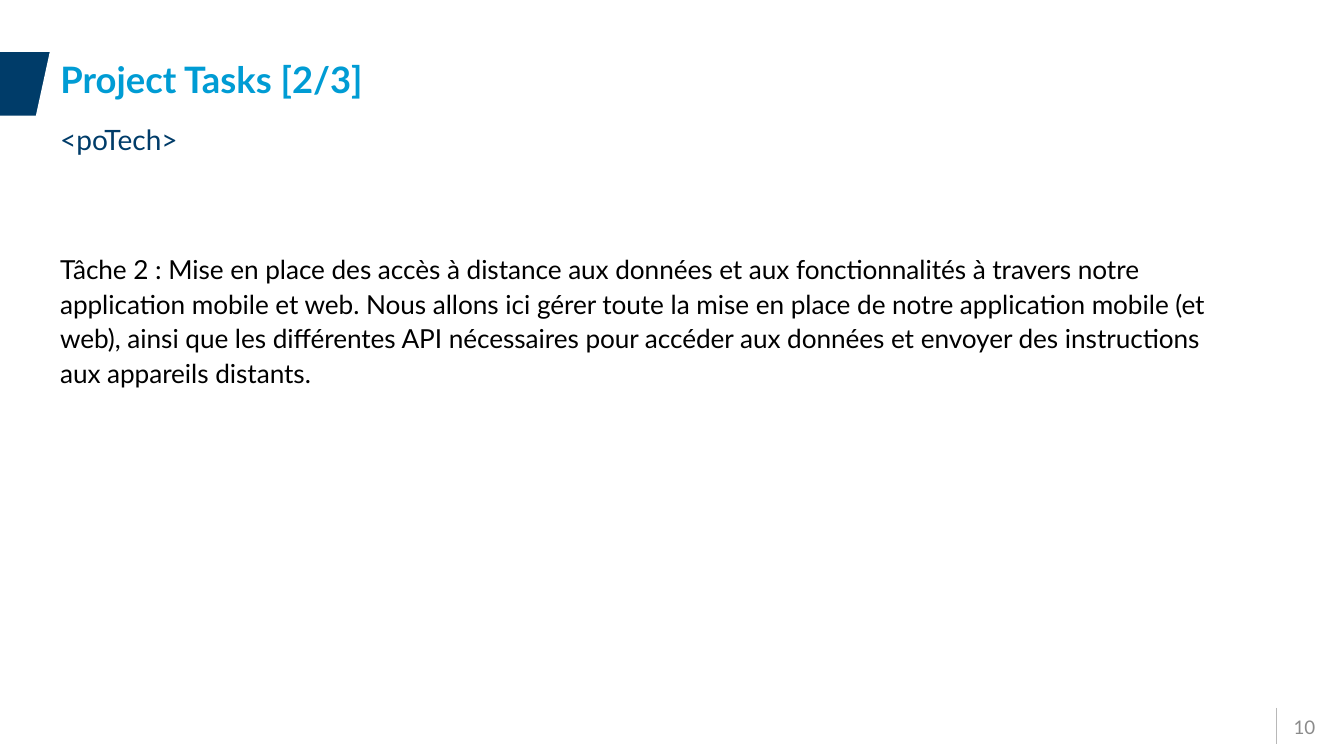
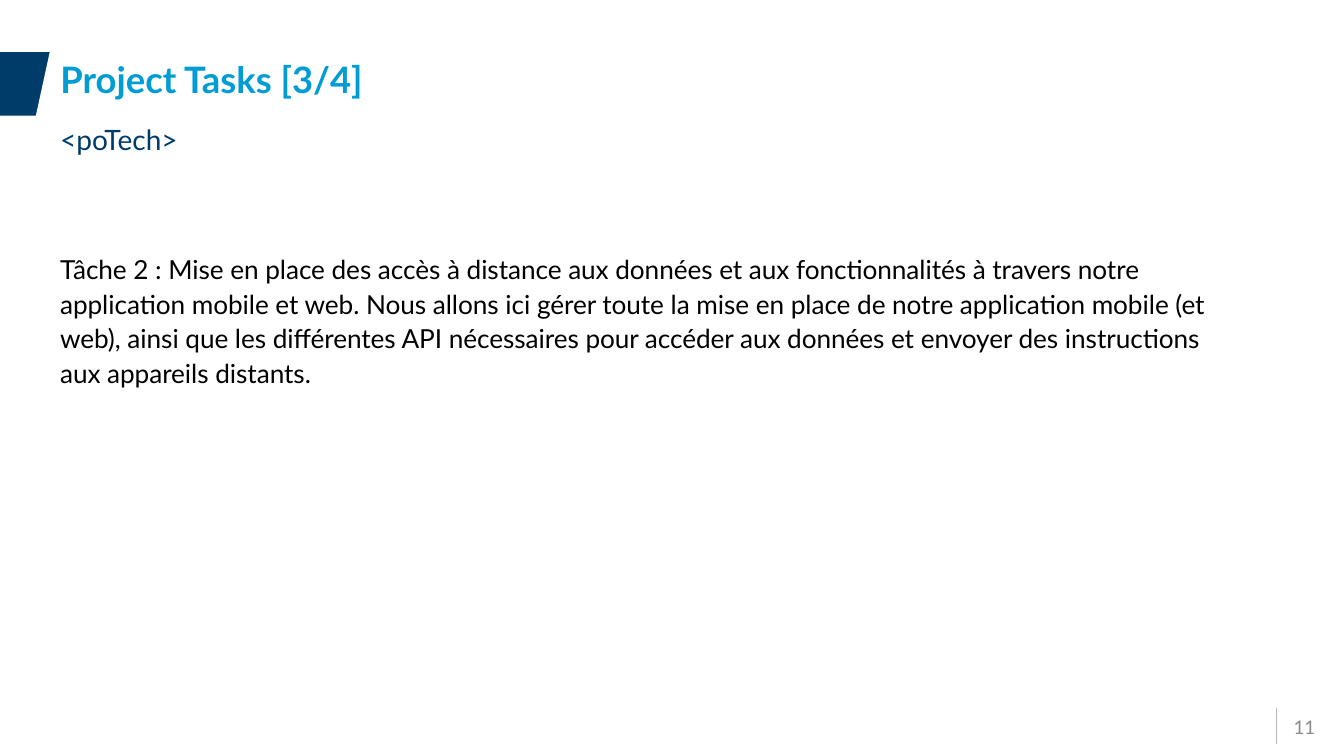
Before and after one commit to HW-Alex/ProjetIotYnov, a slide deck: slide 11 of Projet/Presentation/Presentation_Groupe05.pptx (slide 10 before the commit). Drawn at 1344x756 pixels with LibreOffice and Linux fonts; fonts in the diff are those of the drawing; background and template pictures are left out. Boxes give left, top, right and bottom in pixels: in the first picture for what was removed or moved away, otherwise in the second. Text is boxed around its words. In the diff, an @@ line names an element or a change of style, - is before the commit and + after.

```diff
--- a/Projet/Presentation/Presentation_Groupe05.pptx
+++ b/Projet/Presentation/Presentation_Groupe05.pptx
@@ title at bbox=[60, 65, 363, 100]: text changed @@
-Project Tasks [2/3]
+Project Tasks [3/4]
@@ page number at bbox=[1294, 720, 1316, 734]: text changed @@
-10
+11
```
Also in this commit, not shown: 7 other slides changed, 1 slide added.
